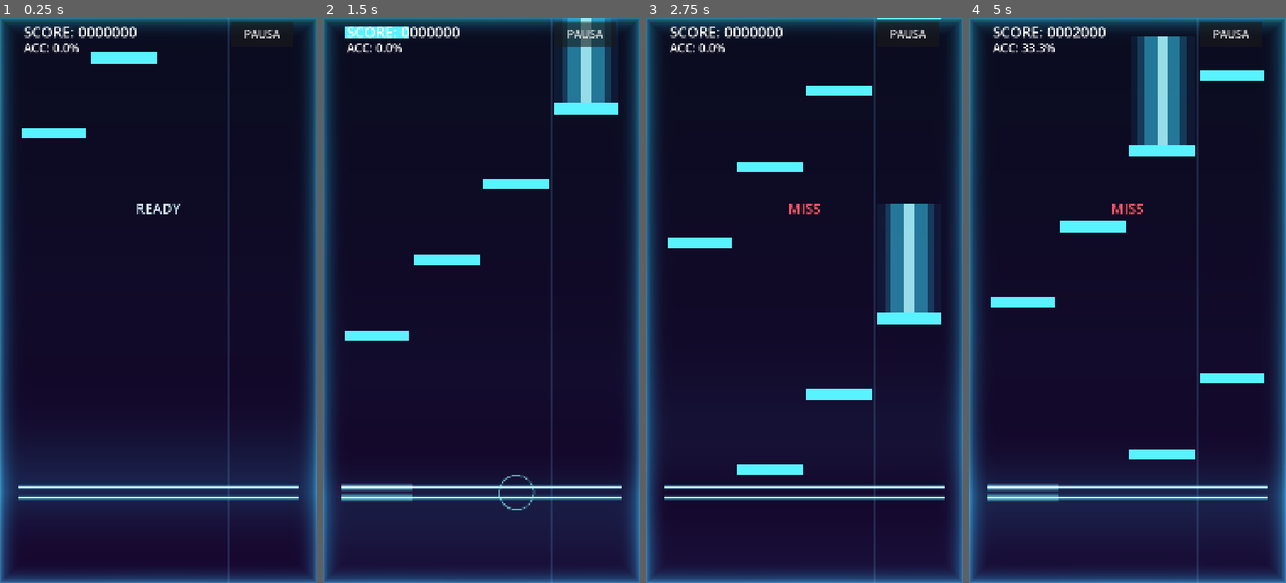
Above: before the commit, frames 1-4 (left to right).
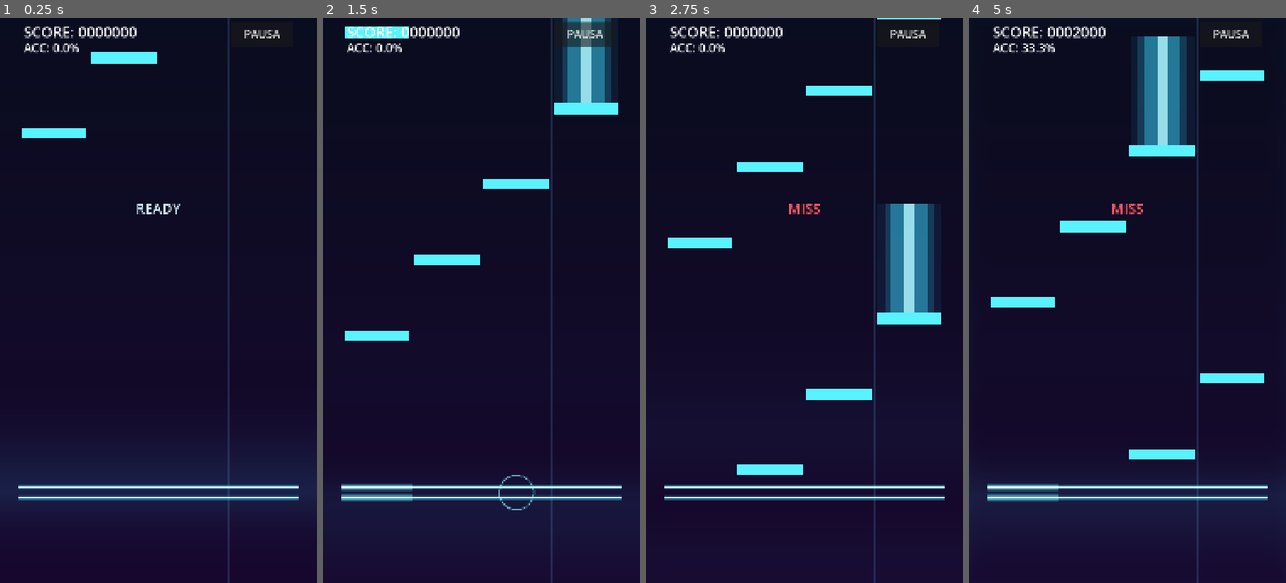
Above: after the commit, the same moments.

Repository: Carrillo524/FeelYourBeats
Game: Godot game, scene res://ui/game_session.tscn
The game is run twice, just before and just after one commit, with the same random seed, the same clock (stepped at 60 frames per second) and the same inputs. This scene is started directly instead of the project's main scene.
Inputs (mouse positions are in pixels of both pictures, inside the frame that each line leads up to):
- Up to frame 1 (0.25 s): no input
- Up to frame 2 (1.5 s): tap Enter at 0.5 s; move the mouse to (465, 413) at 0.52 s; hold D from 0.53 s (still down); tap F at 0.6 s; click (465, 413) at 0.67 s; move the mouse to (576, 385) at 1.27 s; tap J at 1.35 s
- Up to frame 3 (2.75 s): move the mouse to (709, 215) at 2.02 s; release D at 2.03 s; tap K at 2.1 s
- Up to frame 4 (5 s): move the mouse to (1143, 300) at 2.77 s; tap F at 2.85 s; click (1143, 300) at 2.92 s; move the mouse to (1079, 159) at 3.52 s; tap J at 3.6 s; move the mouse to (1197, 272) at 4.27 s; hold D from 4.28 s (still down); tap K at 4.35 s

The runs differ from the first frame. In frame 1, 9.4% of the frame differs, in the area x 0-100%, y 0-100%; in frame 2, 9.5%; in frame 3, 10%; in frame 4, 10%.

Commit message:
fix(vfx): trigger neon edge blur halo exclusively on beats and drops with zero idle glow

Diff:
--- a/vfx/reactive_backdrop.gdshader
+++ b/vfx/reactive_backdrop.gdshader
@@ -13,7 +13,7 @@
 uniform float zoom_bounce : hint_range(0.0, 0.25) = 0.0;
 uniform vec2 shake_offset = vec2(0.0, 0.0);
 uniform float aspect_ratio : hint_range(0.25, 4.0) = 0.5625;
-uniform float edge_glow_intensity : hint_range(0.0, 1.5) = 0.28;
+uniform float edge_glow_intensity : hint_range(0.0, 1.5) = 0.0;
 uniform float edge_glow_width : hint_range(0.01, 0.45) = 0.11;
 uniform float edge_drop_boost : hint_range(0.0, 1.0) = 0.0;
 uniform vec4 edge_primary_color : source_color = vec4(0.16, 0.88, 1.00, 1.0);
--- a/vfx/reactive_background.gd
+++ b/vfx/reactive_background.gd
@@ -22,10 +22,12 @@
 const SHAKE_DECAY_SPEED: float = 8.5
 const SHAKE_OSCILLATION_SPEED: float = 42.0
 const MAX_SHAKE_PX: float = 6.5
-const EDGE_GLOW_ATTACK_SPEED: float = 11.0
-const EDGE_GLOW_DECAY_SPEED: float = 4.2
-const EDGE_DROP_ATTACK_SPEED: float = 10.5
-const EDGE_DROP_DECAY_SPEED: float = 2.4
+const EDGE_BEAT_DECAY_RATE: float = 14.5
+const EDGE_DROP_INTENSITY_DECAY_RATE: float = 6.5
+const EDGE_DROP_DECAY_SPEED: float = 5.0
+const EDGE_WIDTH_RELAX_SPEED: float = 6.0
+const EDGE_BASE_WIDTH: float = 0.10
+const EDGE_EPSILON: float = 0.004
 
 @export var dsp_clock: DSPClock = null
 @export var hit_judge: HitJudge = null
@@ -33,8 +35,8 @@
 @export var edge_primary_color: Color = Color(0.16, 0.88, 1.0, 1.0)
 @export var edge_drop_color: Color = Color(1.0, 0.26, 0.86, 1.0)
 
-var edge_glow_intensity: float = 0.28
-var edge_glow_width: float = 0.11
+var edge_glow_intensity: float = 0.0
+var edge_glow_width: float = EDGE_BASE_WIDTH
 var edge_drop_boost: float = 0.0
 
 var _shader_material: ShaderMaterial = null
@@ -248,8 +250,9 @@
 	_beat_pulse_count += 1
 
 	var tier_norm: float = float(_current_tier) / 3.0
-	var kick_strength: float = clampf(0.42 + (0.38 * _smoothed_bass) + (0.20 * tier_norm), 0.25, 1.0)
+	var kick_strength: float = clampf(0.42 + (0.38 * maxf(_smoothed_bass, _target_bass)) + (0.20 * tier_norm), 0.25, 1.0)
 	_shake_intensity = clampf(maxf(_shake_intensity, kick_strength * (0.45 + 0.55 * tier_norm)), 0.0, 1.0)
+	_trigger_edge_beat_impulse(kick_strength)
 	bass_kick_pulsed.emit(kick_strength)
 	_sync_shader_parameters()
 
@@ -263,6 +266,7 @@
 	_intensity_change_count += 1
 	if _current_tier >= 2 and _current_tier > prev_tier:
 		_shake_intensity = clampf(maxf(_shake_intensity, 0.85), 0.0, 1.0)
+		_trigger_edge_beat_impulse(0.95)
 		bass_kick_pulsed.emit(0.95)
 	_sync_shader_parameters()
 
@@ -274,20 +278,34 @@
 	p_total_energy: float
 ) -> void:
 	var clamped_bass: float = clampf(p_bass_energy, 0.0, 1.0)
+	var clamped_total: float = clampf(p_total_energy, 0.0, 1.0)
 	var bass_jump: float = clamped_bass - _prev_bass_sample
 	_prev_bass_sample = clamped_bass
 
 	_target_bass = clamped_bass
 	_target_mid = clampf(p_mid_energy, 0.0, 1.0)
 	_target_high = clampf(p_high_energy, 0.0, 1.0)
-	_target_energy = clampf(maxf(_target_energy * 0.75, p_total_energy), 0.15, 1.0)
+	_target_energy = clampf(maxf(_target_energy * 0.75, clamped_total), 0.0, 1.0)
 	_spectrum_update_count += 1
 
-	if bass_jump >= 0.14 or (clamped_bass >= 0.58 and bass_jump >= 0.06):
+	var is_bass_transient: bool = bass_jump >= 0.14 or (clamped_bass >= 0.58 and bass_jump >= 0.06)
+	var is_gameplay_drop: bool = (
+		_backdrop_mode == BackdropMode.GAMEPLAY
+		and clamped_bass >= 0.78
+		and clamped_total >= 0.78
+	)
+
+	if is_bass_transient:
 		var tier_norm: float = float(_current_tier) / 3.0
 		var kick_strength: float = clampf(clamped_bass * 0.72 + bass_jump * 0.65, 0.25, 1.0)
 		_shake_intensity = clampf(maxf(_shake_intensity, kick_strength * (0.45 + 0.55 * tier_norm)), 0.0, 1.0)
+		_trigger_edge_beat_impulse(kick_strength)
 		bass_kick_pulsed.emit(kick_strength)
+	elif is_gameplay_drop:
+		var drop_strength: float = clampf((clamped_bass * 0.55) + (clamped_total * 0.45), 0.75, 1.0)
+		_trigger_edge_drop_impulse(drop_strength)
+
+	_sync_shader_parameters()
 
 
 func _on_note_judged(p_lane: int, p_grade: int, _p_error_ms: float, _p_combo: int) -> void:
@@ -332,6 +350,50 @@
 	material = _shader_material
 
 
+func _is_gameplay_drop_active() -> bool:
+	if _backdrop_mode != BackdropMode.GAMEPLAY:
+		return false
+	var peak_bass: float = maxf(_smoothed_bass, _target_bass)
+	var peak_energy: float = maxf(_current_energy, _target_energy)
+	if peak_bass >= 0.72 and peak_energy >= 0.72:
+		return true
+	if _current_tier >= 2 and peak_bass >= 0.55:
+		return true
+	return false
+
+
+func _trigger_edge_beat_impulse(p_strength: float) -> void:
+	var s: float = clampf(p_strength, 0.0, 1.0)
+	if _backdrop_mode == BackdropMode.MENU:
+		if not _menu_bgm_active:
+			return
+		var menu_peak: float = lerpf(0.42, 0.58, s)
+		var menu_width: float = lerpf(0.11, 0.145, s)
+		edge_glow_intensity = maxf(edge_glow_intensity, menu_peak)
+		edge_glow_width = maxf(edge_glow_width, menu_width)
+		edge_drop_boost = 0.0
+		return
+
+	if _is_gameplay_drop_active():
+		_trigger_edge_drop_impulse(s)
+		return
+
+	var beat_peak: float = lerpf(0.50, 0.68, s)
+	var beat_width: float = lerpf(0.12, 0.155, s)
+	edge_glow_intensity = maxf(edge_glow_intensity, beat_peak)
+	edge_glow_width = maxf(edge_glow_width, beat_width)
+
+
+func _trigger_edge_drop_impulse(p_strength: float) -> void:
+	var s: float = clampf(p_strength, 0.0, 1.0)
+	var drop_peak: float = lerpf(0.85, 1.0, s)
+	var drop_width: float = lerpf(0.21, 0.25, s)
+	var drop_mix: float = lerpf(0.85, 1.0, s)
+	edge_glow_intensity = maxf(edge_glow_intensity, drop_peak)
+	edge_glow_width = maxf(edge_glow_width, drop_width)
+	edge_drop_boost = maxf(edge_drop_boost, drop_mix)
+
+
 func _update_edge_halo(p_delta: float) -> void:
 	var ref_size: Vector2 = size
 	if ref_size.x <= 1.0 or ref_size.y <= 1.0:
@@ -342,62 +404,21 @@
 			ref_size = Vector2(1080.0, 1920.0)
 	_aspect_ratio = clampf(ref_size.x / maxf(1.0, ref_size.y), 0.25, 4.0)
 
-	var ambient_wave: float = sin(_ambient_phase) * 0.5 + 0.5
-	var target_drop: float = 0.0
-	var target_intensity: float = 0.10
-	var target_width: float = 0.09
-
-	if _backdrop_mode == BackdropMode.MENU:
-		target_drop = 0.0
-		if not _menu_bgm_active:
-			target_intensity = 0.10 + (ambient_wave * 0.018)
-			target_width = 0.085
-		else:
-			target_intensity = clampf(
-				0.28 + (_smoothed_bass * 0.22) + (_beat_pulse * 0.12) + (ambient_wave * 0.03),
-				0.28,
-				0.62
-			)
-			target_width = clampf(
-				0.105 + (_smoothed_bass * 0.035) + (_beat_pulse * 0.018),
-				0.10,
-				0.16
-			)
-	else:
-		var spectral_drop: bool = _smoothed_bass >= 0.68 and _current_energy >= 0.68
-		var tier_drop: bool = _current_tier >= 2
-		if spectral_drop or tier_drop:
-			var tier_bonus: float = 0.28 if tier_drop else 0.0
-			target_drop = clampf(
-				(_smoothed_bass * 0.52) + (_current_energy * 0.34) + (_beat_pulse * 0.30) + tier_bonus - 0.18,
-				0.0,
-				1.0
-			)
-		else:
-			target_drop = 0.0
-
-		var drop_rate: float = EDGE_DROP_ATTACK_SPEED if target_drop > edge_drop_boost else EDGE_DROP_DECAY_SPEED
-		edge_drop_boost = lerpf(edge_drop_boost, target_drop, clampf(drop_rate * p_delta, 0.0, 1.0))
-
-		var base_intensity: float = clampf(
-			0.35 + (_smoothed_bass * 0.16) + (_beat_pulse * 0.09) + (_current_energy * 0.06),
-			0.35,
-			0.60
-		)
-		var drop_intensity: float = clampf(0.88 + (_beat_pulse * 0.08) + (_smoothed_bass * 0.06), 0.85, 1.0)
-		target_intensity = clampf(lerpf(base_intensity, drop_intensity, edge_drop_boost), 0.35, 1.0)
-
-		var base_width: float = clampf(0.11 + (_smoothed_bass * 0.025) + (_beat_pulse * 0.015), 0.10, 0.16)
-		target_width = clampf(lerpf(base_width, 0.23, edge_drop_boost), 0.10, 0.24)
-
-	if _backdrop_mode == BackdropMode.MENU:
-		edge_drop_boost = lerpf(edge_drop_boost, 0.0, clampf(EDGE_DROP_DECAY_SPEED * p_delta, 0.0, 1.0))
-
-	var glow_rate: float = EDGE_GLOW_ATTACK_SPEED if target_intensity > edge_glow_intensity else EDGE_GLOW_DECAY_SPEED
-	edge_glow_intensity = lerpf(edge_glow_intensity, target_intensity, clampf(glow_rate * p_delta, 0.0, 1.0))
-
-	var width_rate: float = EDGE_GLOW_ATTACK_SPEED if target_width > edge_glow_width else EDGE_GLOW_DECAY_SPEED
-	edge_glow_width = lerpf(edge_glow_width, target_width, clampf(width_rate * p_delta, 0.0, 1.0))
+	# Zero idle glow: impulses decay exponentially back to 0.0 between beats and after drops
+	var decay_rate: float = EDGE_DROP_INTENSITY_DECAY_RATE if edge_drop_boost > 0.25 else EDGE_BEAT_DECAY_RATE
+	edge_glow_intensity *= exp(-decay_rate * p_delta)
+	if edge_glow_intensity < EDGE_EPSILON:
+		edge_glow_intensity = 0.0
+
+	edge_drop_boost *= exp(-EDGE_DROP_DECAY_SPEED * p_delta)
+	if edge_drop_boost < EDGE_EPSILON:
+		edge_drop_boost = 0.0
+
+	edge_glow_width = lerpf(
+		edge_glow_width,
+		EDGE_BASE_WIDTH,
+		clampf(EDGE_WIDTH_RELAX_SPEED * p_delta, 0.0, 1.0)
+	)
 
 
 func _sync_shader_parameters() -> void:
Not shown, changed: specs/06_vfx_ui_session.md
Not shown, changed: specs/09_main_menu_and_song_selector.md
